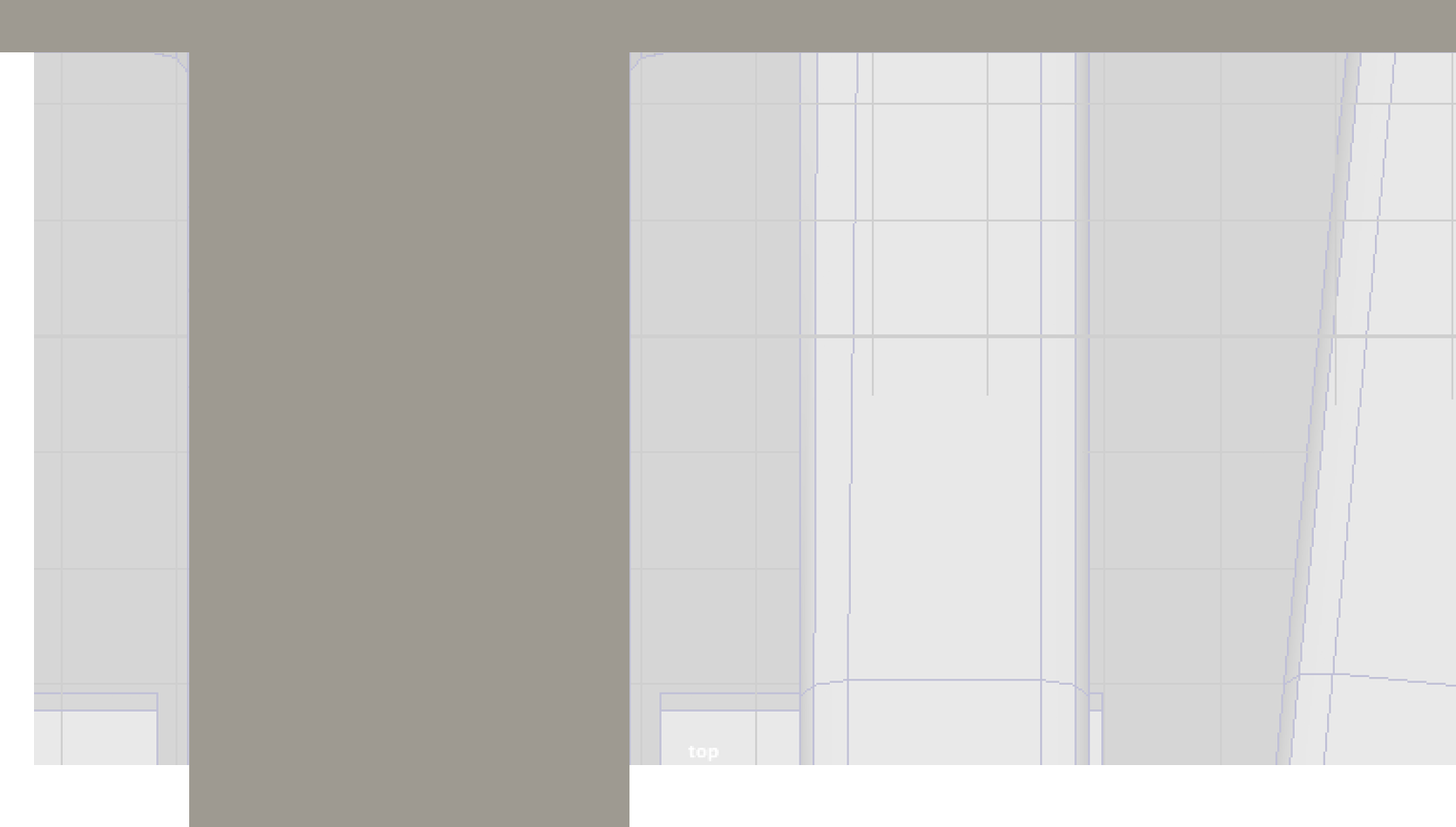
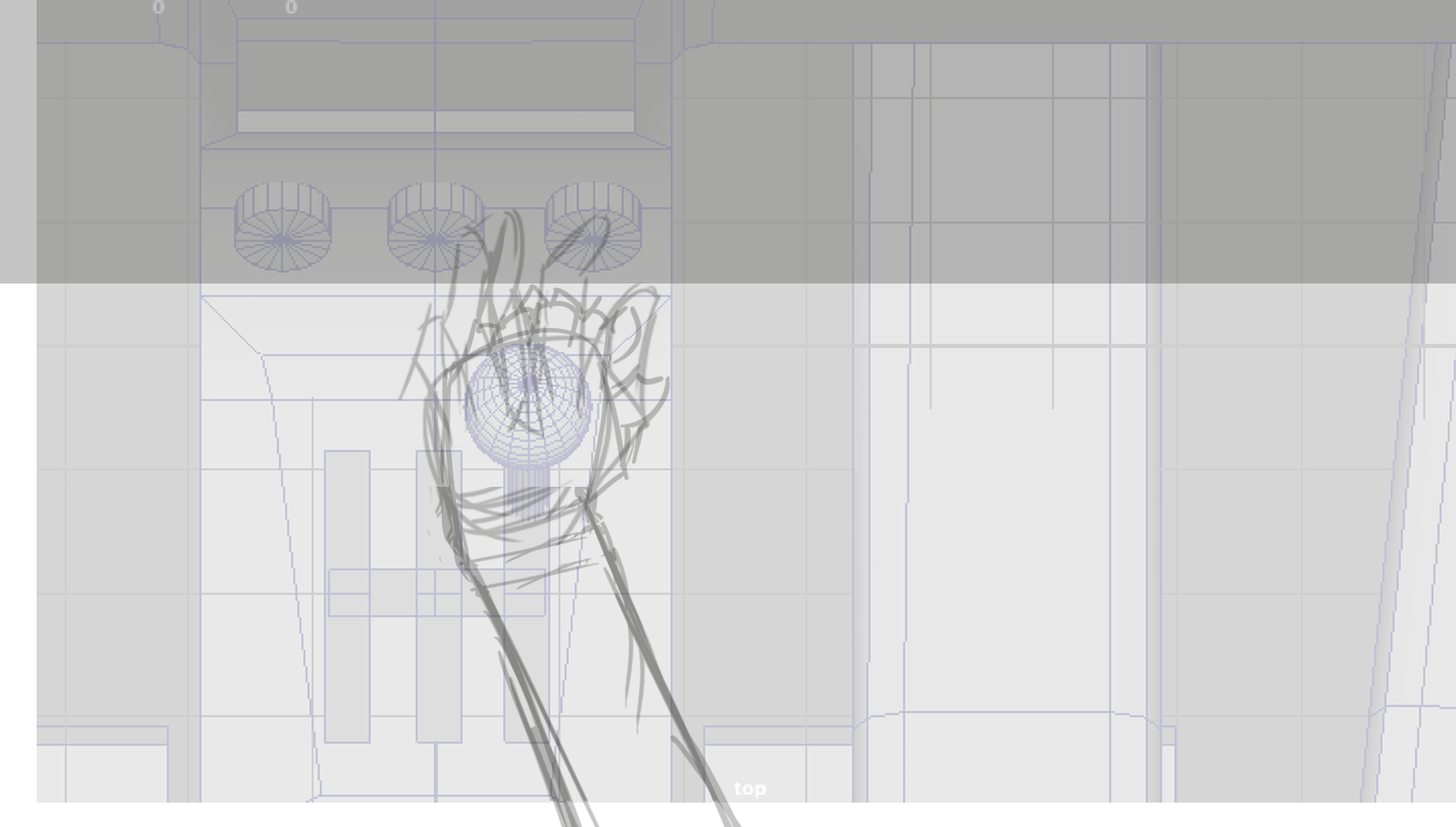
Layer changes from the first 1456x827 image to the second:
added layer "safe" (25%) above "Layer 3" over [0, 0, 1456, 284]
added layer "backward" (25%) above "forward" over [427, 283, 743, 827]
added layer "forward" (25%) above "Layer 2" over [396, 203, 735, 827]
hid "Layer 2", painted on it over [0, 0, 1456, 827]
painted on "Layer 1" over [34, 0, 1456, 803]
